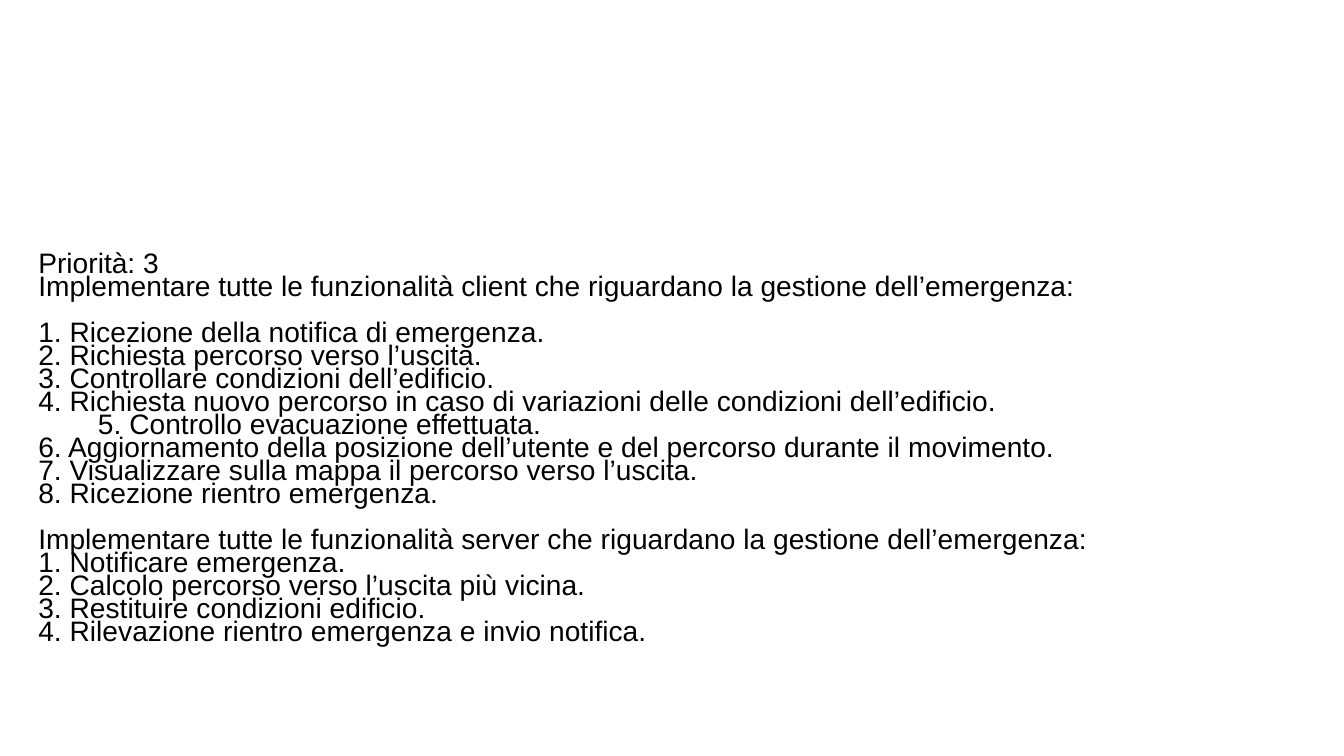
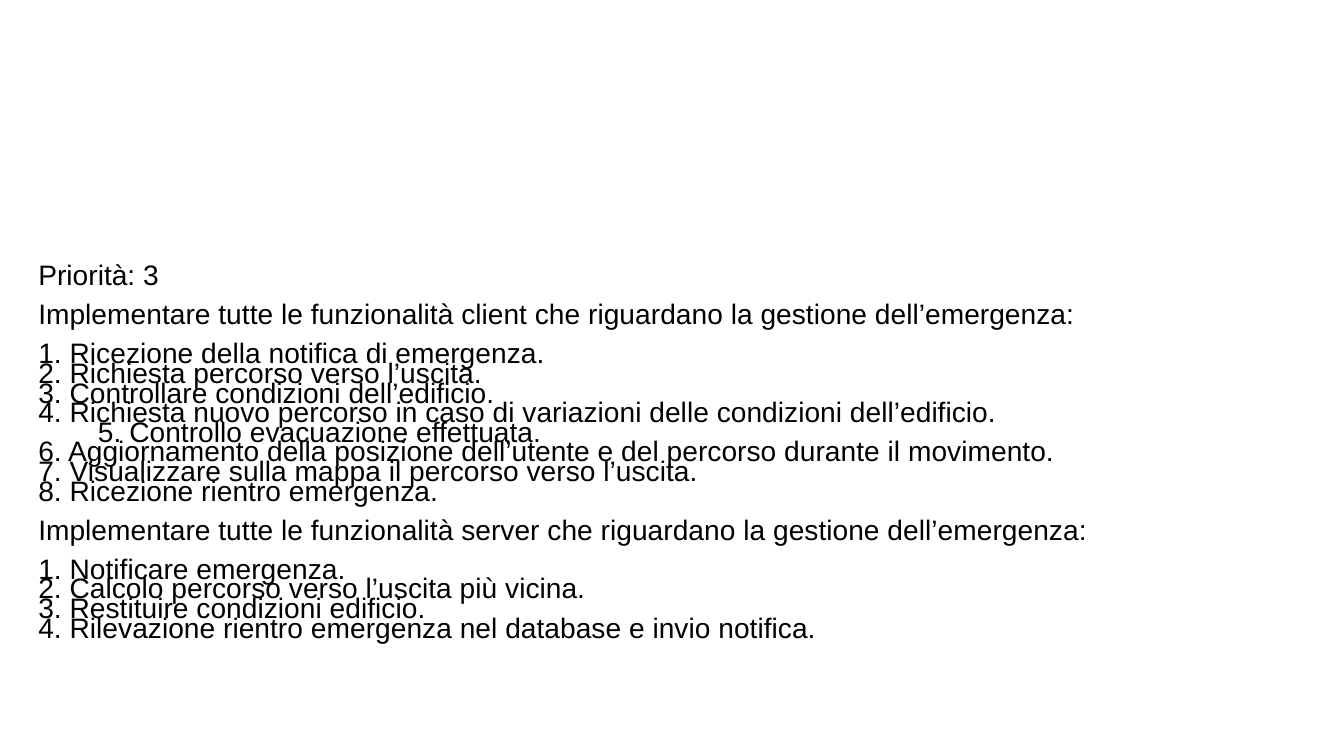
Before and after one commit to ecorradini/ProgettoIDS, a slide deck: slide 4 of AnalisiRequisiti/User Stories/UserStoriesNuova.ppt. Drawn at 1344x756 pixels with LibreOffice and Linux fonts; fonts in the diff are those of the drawing; background and template pictures are left out. Boxes give left, top, right and bottom in pixels: in the first picture for what was removed or moved away, otherwise in the second. Text is boxed around its words. In the diff, an @@ line names an element or a change of style, - is before the commit and + after.

```diff
--- a/AnalisiRequisiti/User Stories/UserStoriesNuova.ppt
+++ b/AnalisiRequisiti/User Stories/UserStoriesNuova.ppt
@@ text at (38,264,1086,623): line spacing 0.68 to 0.58 @@
@@ text at (38,616,815,643): text changed @@
-4. Rilevazione rientro emergenza e invio notifica.
+4. Rilevazione rientro emergenza nel database e invio notifica.
```
